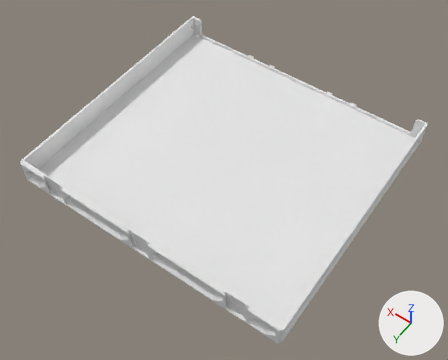
Renders of the glTF model parts/240/DecorDrawer_240-3W-05H.lib.glb from each side of a commit.
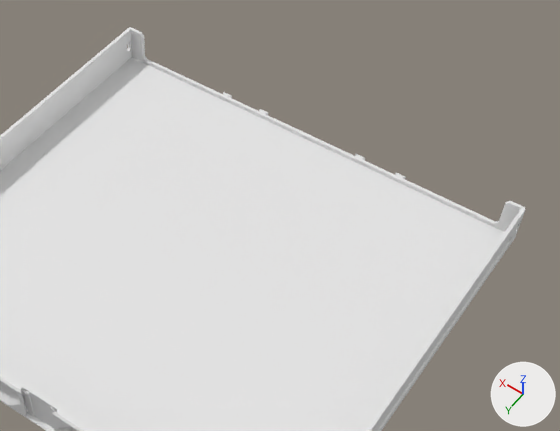
Old and new are each drawn whole from a 50 mm camera at (-196.0, 282.0, 408.0) aimed at (-8.0, 19.0, -4.0) and again close up on the part from 26% to 100% of the width and 0% to 71% of the height. The lights are fixed; the arrows at lower right show +X, +Y and +Z. The last two pictures show the newer version. Where no turn or scale is listed for an object, it has been applied to the vertices. Vertices at exactly the same position are counted once.

Names of what the first close-up shows: 'DecorDrawer_240-3W-05H'.
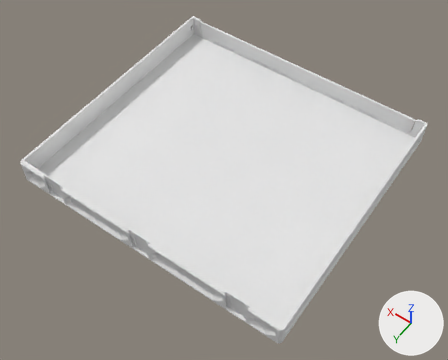
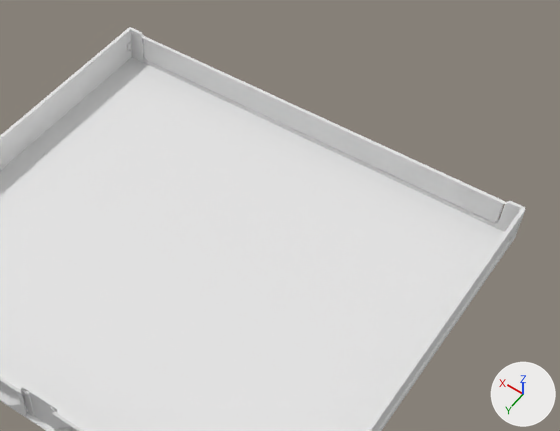
Location of each change, [x1, y1, x2, y2] in pixels of the close-ups (560 x 431 px):
```json
{"part": 1, "of": "me_decordrawer_240_3w_05h", "change": "added", "after": [142, 36, 506, 224]}
```

The change, as JSON lines over the scene's bpy script:
```json
{"block": "me_decordrawer_240_3w_05h", "where": "# used by ob_decordrawer_240_3w_05h; location = (0.0, 0.0, 11.0)"}
{"op": "remove", "block": "me_decordrawer_240_3w_05h", "code": "me_decordrawer_240_3w_05h.from_pydata(...)  # 576 vertices, 1156 faces; spans x -126.0..126.0, y -117.0..117.0, z -11.0..11.0"}
{"op": "add", "block": "me_decordrawer_240_3w_05h", "code": "me_decordrawer_240_3w_05h.from_pydata(...)  # 796 vertices, 1608 faces; spans x -126.0..126.0, y -117.0..117.0, z -11.0..11.0"}
{"block": "me_decordrawer_240_3w_05h", "change": "me_decordrawer_240_3w_05h part 1: 172 vertices added at x -115.0..115.0, y -115.0..-113.0, z -7.0..9.0"}
{"block": "me_decordrawer_240_3w_05h", "change": "other edits to the shape of me_decordrawer_240_3w_05h do not show in these pictures"}
```
